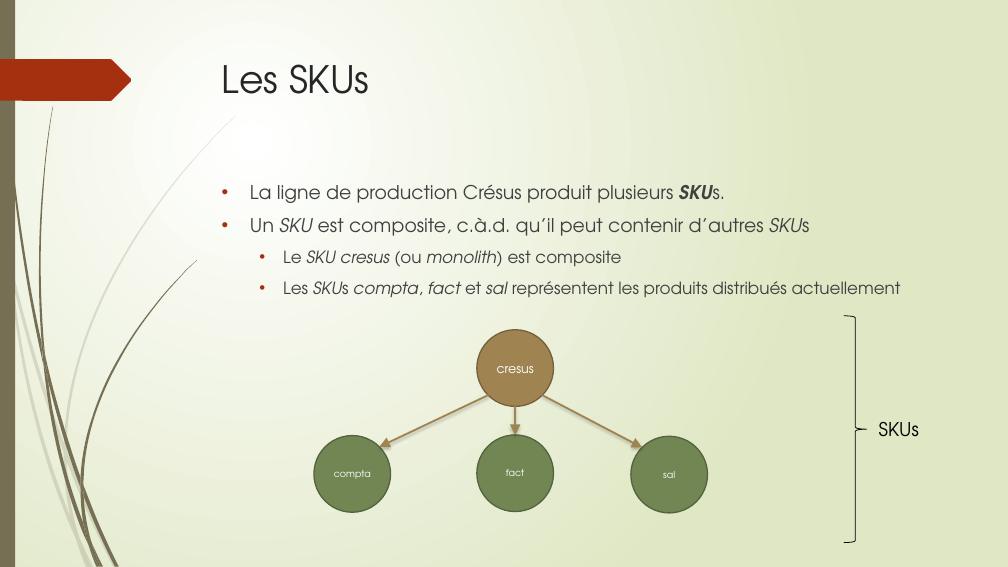
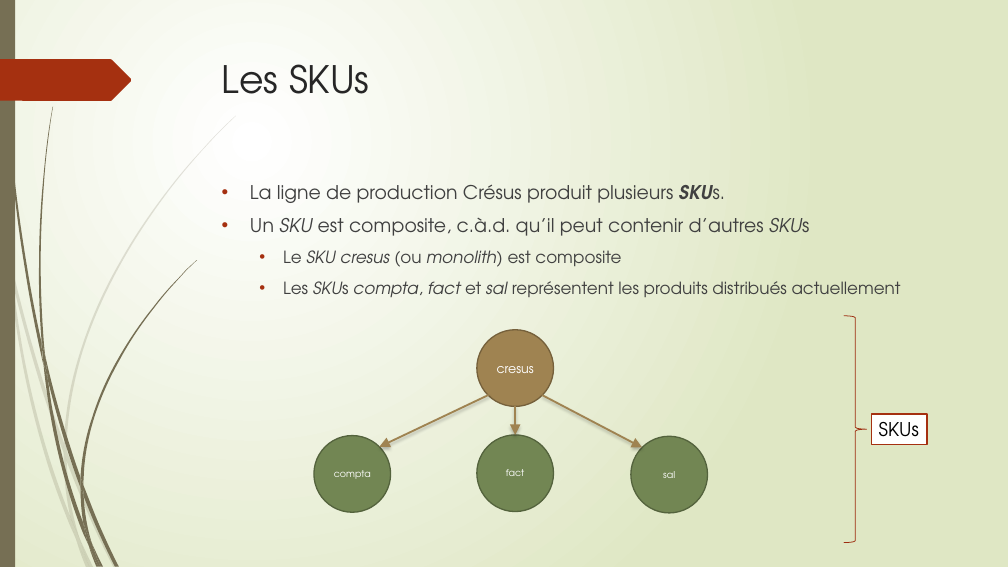
Before and after one commit to epsitec-sa/zou, a slide deck: slide 4 of .Documentation/Commandes git pour zou flow.pptx. Drawn at 1008x567 pixels with LibreOffice and Linux fonts; fonts in the diff are those of the drawing. Boxes give left, top, right and bottom in pixels: in the first picture for what was removed or moved away, otherwise in the second. Text is boxed around its words. In the diff, an @@ line names an element or a change of style, - is before the commit and + after.

```diff
--- a/.Documentation/Commandes git pour zou flow.pptx
+++ b/.Documentation/Commandes git pour zou flow.pptx
@@ right brace at [844, 316, 867, 543]: outline #000000 0.75 pt to #9E2E0F 0.75 pt @@
@@ rectangle "SKUs": place and size @@
-rectangle "SKUs" at [879, 422, 919, 437]
+rectangle "SKUs" at [871, 414, 927, 445]
@@ rectangle "SKUs" at [871, 414, 927, 445]: fill none to #FFFFFF; outline none to #A53010 1.25 pt @@
```
Also in this commit, not shown: 16 other slides changed.
